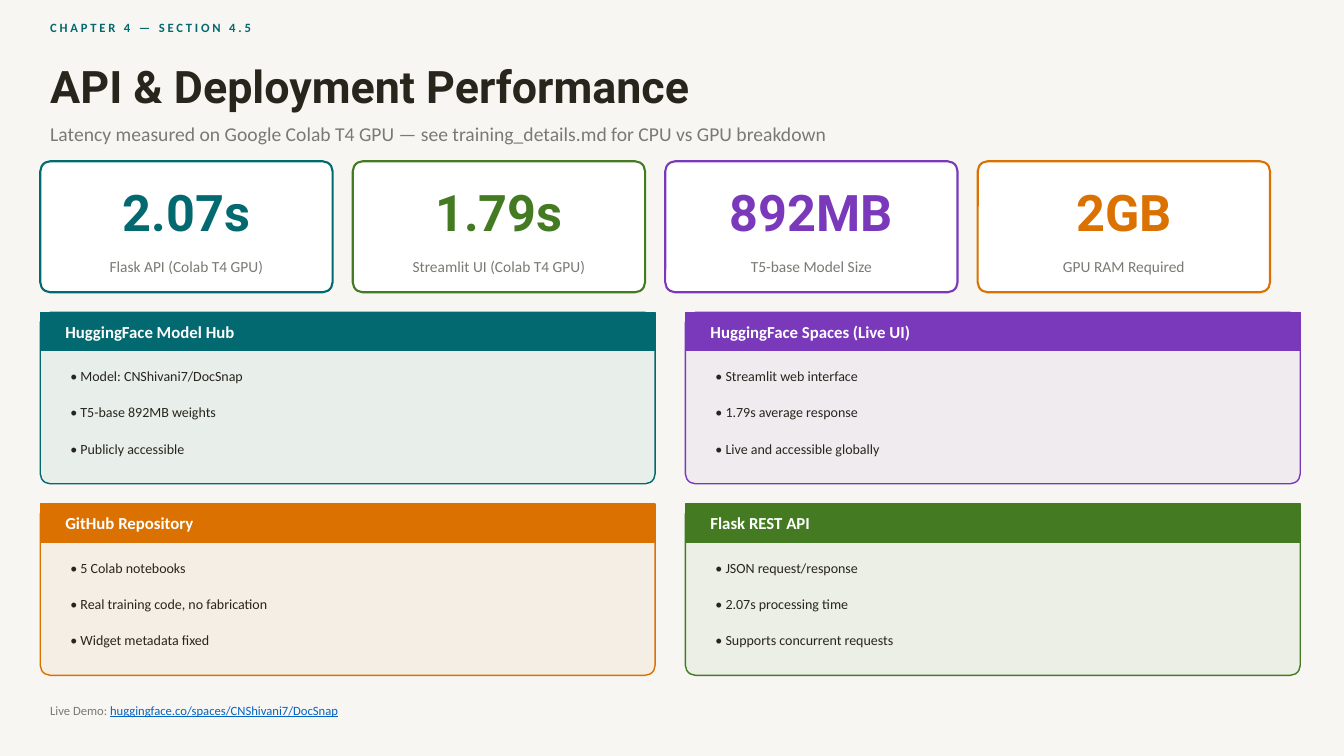
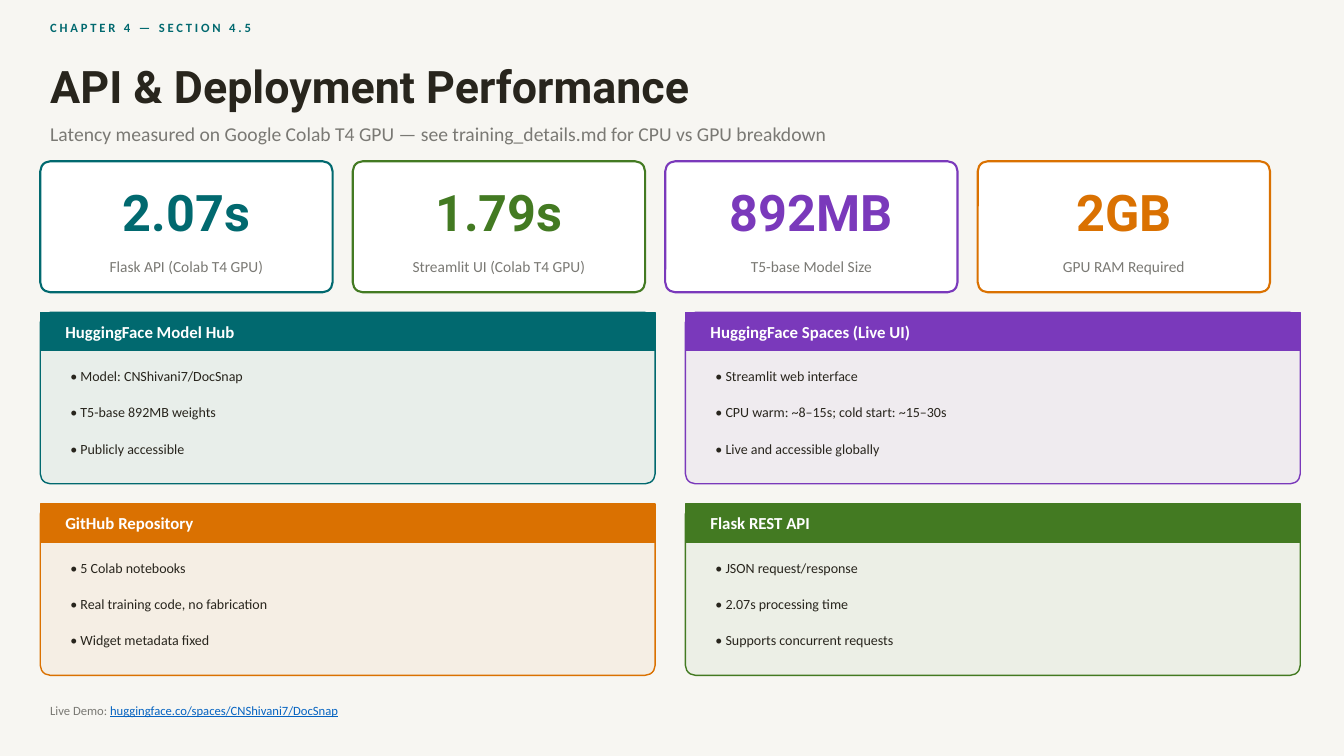
Before and after one commit to CNShivani7/DocSnap-Intelligent-Summarization, a slide deck: slide 16 of DocSnap_Presentation.pptx. Drawn at 1344x756 pixels with LibreOffice and Linux fonts; fonts in the diff are those of the drawing. Boxes give left, top, right and bottom in pixels: in the first picture for what was removed or moved away, otherwise in the second. Text is boxed around its words. In the diff, an @@ line names an element or a change of style, - is before the commit and + after.

```diff
--- a/DocSnap_Presentation.pptx
+++ b/DocSnap_Presentation.pptx
@@ text at [726,407,947,419]: text changed @@
-• 1.79s average response
+• CPU warm: ~8–15s; cold start: ~15–30s
```
Also in this commit, not shown: 8 other slides changed.
